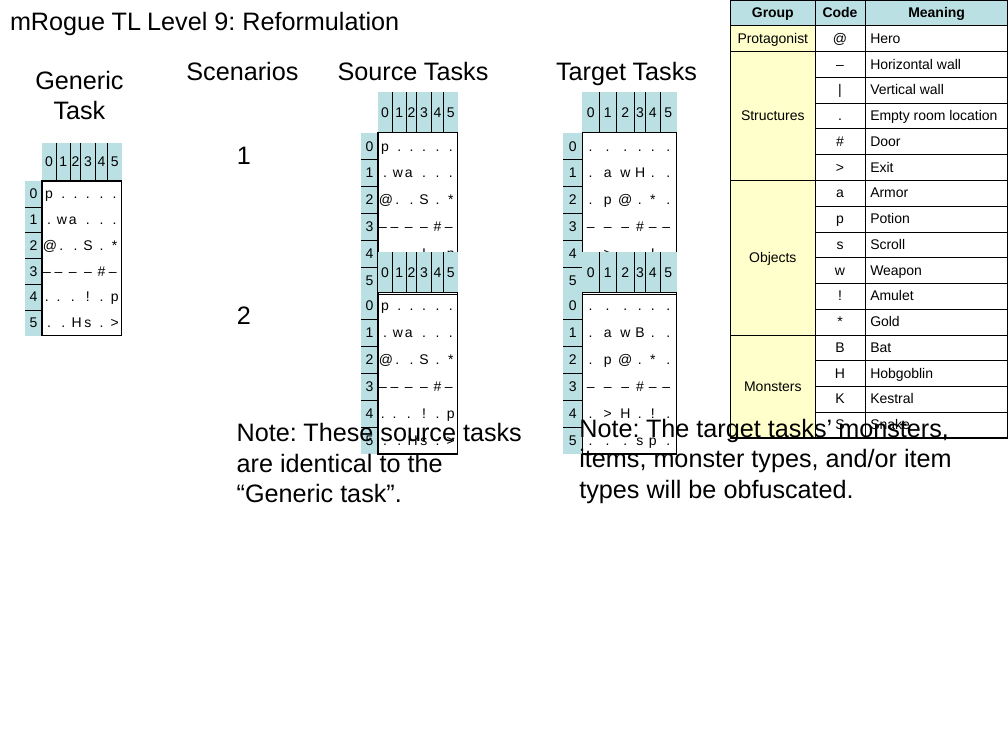
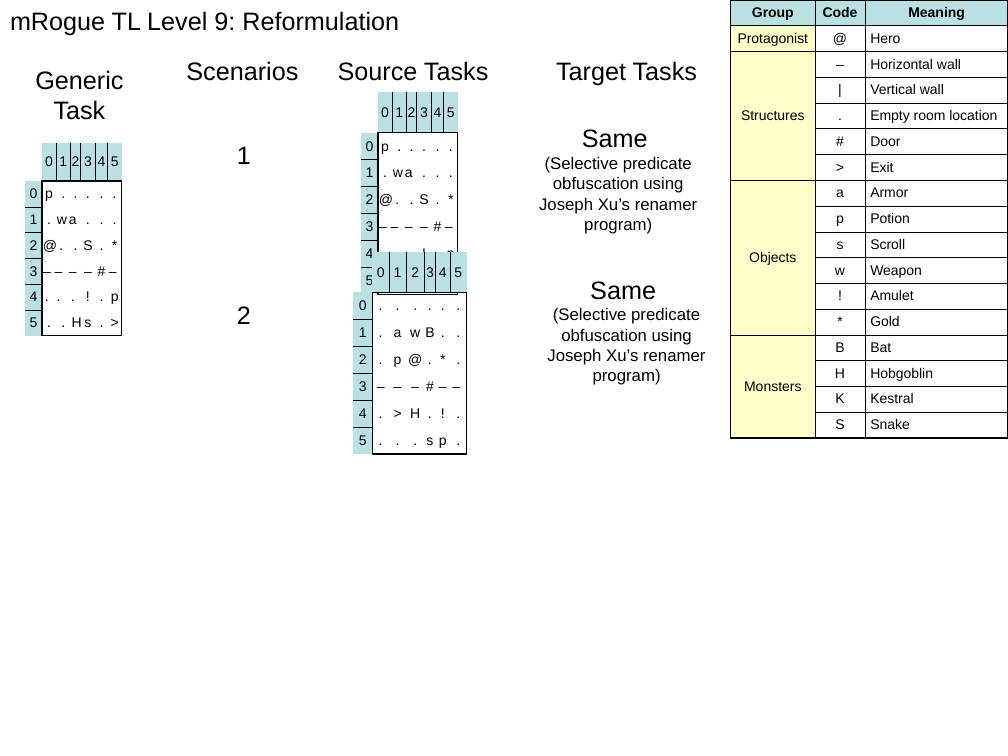
Before and after one commit to soartech/soar, a slide deck: slide 4 of GGP/kif/rogue/mRogue-Scenario-Visuals.ppt. Drawn at 1008x756 pixels with LibreOffice and Linux fonts; fonts in the diff are those of the drawing. Boxes give left, top, right and bottom in pixels: in the first picture for what was removed or moved away, otherwise in the second. Text is boxed around its words. In the diff, an @@ line names an element or a change of style, - is before the commit and + after.

```diff
--- a/GGP/kif/rogue/mRogue-Scenario-Visuals.ppt
+++ b/GGP/kif/rogue/mRogue-Scenario-Visuals.ppt
@@ table removed at <box>562,93,674,422</box>, 7 rows, 7 columns @@
- | 0 | 1 | 2 | 3 | 4 | 5
-0 | . | . | . | . | . | .
-1 | . | a | w | H | . | .
-2 | . | p | @ | . | * | .
-3 | – | – | – | # | – | –
-4 | . | > | . | . | ! | .
-5 | . | . | K | s | p | .
@@ text added at <box>539,129,697,234</box>, 12 pt, text #000000 @@
+Same
+(Selective predicate obfuscation using Joseph Xu’s renamer program)
@@ table at <box>353,252,465,449</box> @@
-column 2: 0 | p | . | @ | – | . | .
-column 3:  |  |  | . | – | . | 
-column 4: 1 | . | w |  |  |  | .
-column 5:  |  | a |  | – | . | 
-column 6: 2 | . |  | . |  |  | H
-column 7: 3 | . | . | S | – | ! | s
-column 8: 4 | . | . | . | # | . | .
-column 9: 5 | . | . | * | – | p | >
+column 2: 0 | . | . | . | – | . | .
+column 3: 1 | . | a | p | – | > | .
+column 4: 2 | . | w | @ | – | H | .
+column 5: 3 | . | B | . | # | . | s
+column 6: 4 | . | . | * | – | ! | p
+column 7: 5 | . | . | . | – | . | .
@@ table: place and size @@
-table at <box>361,252,459,449</box>
+table at <box>353,252,465,449</box>
@@ table removed at <box>562,252,674,449</box>, 7 rows, 7 columns @@
- | 0 | 1 | 2 | 3 | 4 | 5
-0 | . | . | . | . | . | .
-1 | . | a | w | B | . | .
-2 | . | p | @ | . | * | .
-3 | – | – | – | # | – | –
-4 | . | > | H | . | ! | .
-5 | . | . | . | s | p | .
@@ text added at <box>547,281,705,385</box>, 12 pt, text #000000 @@
+Same
+(Selective predicate obfuscation using Joseph Xu’s renamer program)
@@ text removed at <box>579,417,952,503</box> @@
-Note: The target tasks’ monsters, items, monster types, and/or item types will be obfuscated.
@@ text removed at <box>237,421,522,503</box> @@
-Note: These source tasks are identical to the “Generic task”.
```
Also in this commit, not shown: 4 other files.
